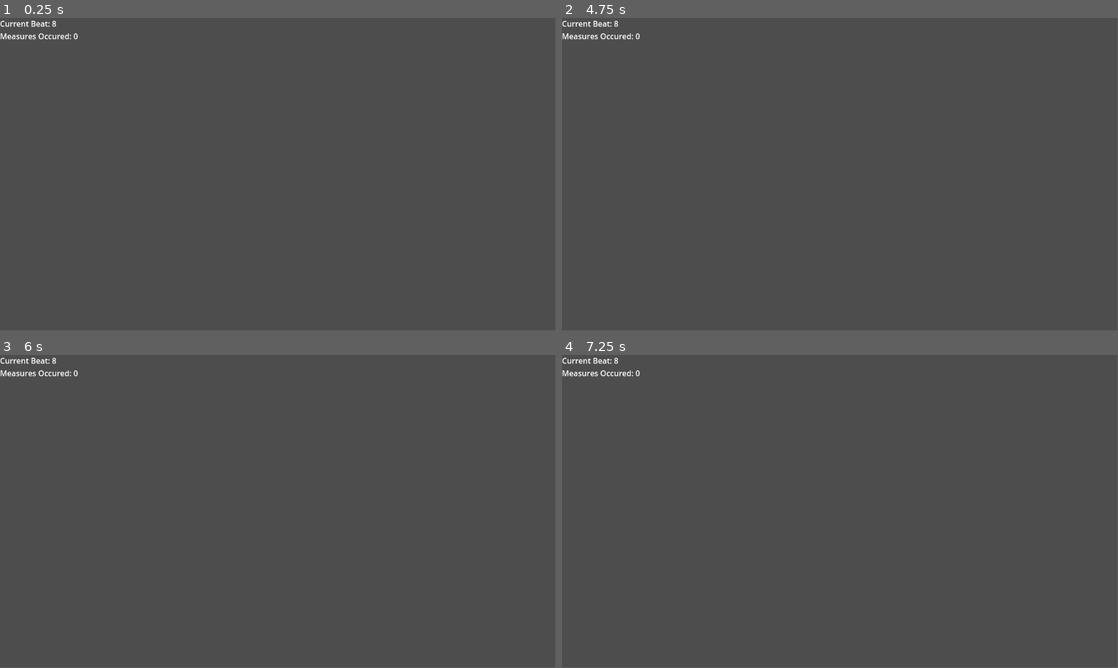
Above: before the commit, frames 1-4 (two rows, left to right).
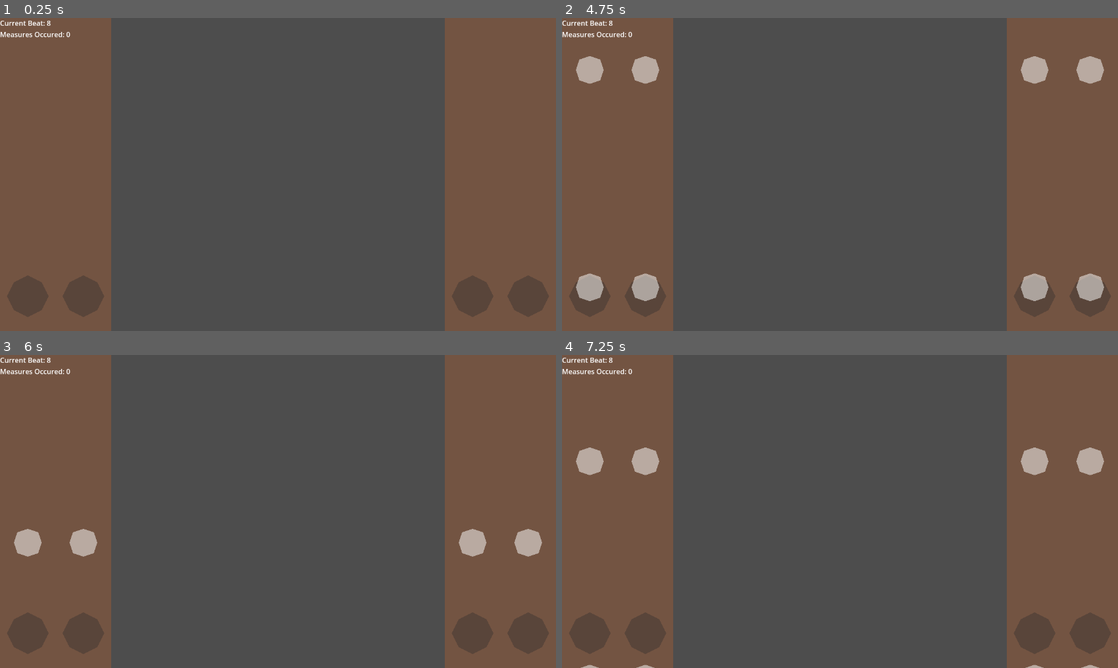
Above: after the commit, the same moments.

Repository: RedSatura/rhythm-game-3
Game: Godot game, scene res://scenes/stage/stage.tscn
Two runs of this game, one before a commit and one after it. Both use one fixed random seed, a clock stepped at 60 frames per second and the inputs below. Sound files missing from this copy of the repository are replaced by a short silence.
Inputs:
- Up to frame 1 (0.25 s): no input
- Up to frame 2 (4.75 s): tap Enter at 0.5, 2 s; hold J (lane_center_right, bound only after the commit) 0.53-1.28 s; tap Space at 1.25 s; hold F (lane_center_left, bound only after the commit) 1.28-2.03 s; hold J (lane_center_right, bound only after the commit) 2.03-3.53 s; hold F (lane_center_left, bound only after the commit) from 3.53 s (still down)
- Up to frame 3 (6 s): release F (lane_center_left, bound only after the commit) at 5.78 s; hold J (lane_center_right, bound only after the commit) from 5.78 s (still down)
- Up to frame 4 (7.25 s): keep holding J (lane_center_right, bound only after the commit)
In our replay, the window is 799x449 before the commit and 800x450 after it. These sizes can differ from the game's own. Grey fills any space a smaller window leaves; there, only what the larger window draws over its background counts as a difference.

The runs differ from the first frame. In frame 1, 37% of the frame differs, in the area x 0-100%, y 0-100%; in frame 2, 38%; in frame 3, 37%; in frame 4, 37%.

Commit message:
add note lane

Diff:
--- a/project.godot
+++ b/project.godot
@@ -19,6 +19,35 @@
 
 SignalHandler="*res://scripts/signal handler/signal_handler.gd"
 
+[display]
+
+window/size/viewport_width=1280
+window/size/viewport_height=720
+window/size/resizable=false
+
+[input]
+
+lane_left={
+"deadzone": 0.5,
+"events": [Object(InputEventKey,"resource_local_to_scene":false,"resource_name":"","device":-1,"window_id":0,"alt_pressed":false,"shift_pressed":false,"ctrl_pressed":false,"meta_pressed":false,"pressed":false,"keycode":0,"physical_keycode":68,"key_label":0,"unicode":100,"echo":false,"script":null)
+]
+}
+lane_center_left={
+"deadzone": 0.5,
+"events": [Object(InputEventKey,"resource_local_to_scene":false,"resource_name":"","device":-1,"window_id":0,"alt_pressed":false,"shift_pressed":false,"ctrl_pressed":false,"meta_pressed":false,"pressed":false,"keycode":0,"physical_keycode":70,"key_label":0,"unicode":102,"echo":false,"script":null)
+]
+}
+lane_center_right={
+"deadzone": 0.5,
+"events": [Object(InputEventKey,"resource_local_to_scene":false,"resource_name":"","device":-1,"window_id":0,"alt_pressed":false,"shift_pressed":false,"ctrl_pressed":false,"meta_pressed":false,"pressed":false,"keycode":0,"physical_keycode":74,"key_label":0,"unicode":106,"echo":false,"script":null)
+]
+}
+lane_right={
+"deadzone": 0.5,
+"events": [Object(InputEventKey,"resource_local_to_scene":false,"resource_name":"","device":-1,"window_id":0,"alt_pressed":false,"shift_pressed":false,"ctrl_pressed":false,"meta_pressed":false,"pressed":false,"keycode":0,"physical_keycode":75,"key_label":0,"unicode":107,"echo":false,"script":null)
+]
+}
+
 [rendering]
 
 renderer/rendering_method="gl_compatibility"
--- /dev/null
+++ b/scenes/note_lane/note/note.gd
@@ -0,0 +1,12 @@
+extends Area2D
+
+@export var note_speed = 250
+
+func _ready():
+	pass
+
+func _physics_process(delta):
+	self.global_position.y += note_speed * delta
+
+func _on_visible_on_screen_notifier_2d_screen_exited():
+	queue_free()
--- /dev/null
+++ b/scenes/note_lane/note/note.tscn
@@ -0,0 +1,23 @@
+[gd_scene load_steps=3 format=3 uid="uid://chb7hawa2uvgu"]
+
+[ext_resource type="Script" path="res://scenes/note_lane/note/note.gd" id="1_7d4lo"]
+
+[sub_resource type="CircleShape2D" id="CircleShape2D_mxjhr"]
+radius = 32.9848
+
+[node name="Note" type="Area2D"]
+z_index = 1
+script = ExtResource("1_7d4lo")
+
+[node name="CollisionShape2D" type="CollisionShape2D" parent="."]
+shape = SubResource("CircleShape2D_mxjhr")
+
+[node name="Polygon2D" type="Polygon2D" parent="."]
+color = Color(1, 1, 1, 0.501961)
+polygon = PackedVector2Array(0, 32, 24, 24, 32, 0, 24, -24, 0, -32, -24, -24, -32, 0, -24, 24)
+
+[node name="VisibleOnScreenNotifier2D" type="VisibleOnScreenNotifier2D" parent="."]
+position = Vector2(1.90735e-06, 1.90735e-06)
+scale = Vector2(3.2, 3.2)
+
+[connection signal="screen_exited" from="VisibleOnScreenNotifier2D" to="." method="_on_visible_on_screen_notifier_2d_screen_exited"]
--- /dev/null
+++ b/scenes/note_lane/note_lane.gd
@@ -0,0 +1,50 @@
+extends Node2D
+
+@export var lane_position = "LEFT"
+
+@onready var note_spawn_position = $NoteSpawnPosition
+@onready var note_cooldown_timer = $NoteCooldownTimer
+
+@onready var hitspot = $Hitspot
+@onready var hitspot_flash_cooldown = $Hitspot/HitspotFlashCooldown
+
+var current_note = null
+
+func spawn_note():
+	var new_note = load("res://scenes/note_lane/note/note.tscn").instantiate()
+	add_child(new_note)
+	new_note.global_position = note_spawn_position.global_position
+
+func _on_note_cooldown_timer_timeout():
+	spawn_note()
+
+func _unhandled_input(event):
+	match lane_position:
+		"LEFT":
+			if Input.is_action_just_pressed("lane_left"):
+				handle_input_on_note()
+		"CENTER_LEFT":
+			if Input.is_action_just_pressed("lane_center_left"):
+				handle_input_on_note()
+		"CENTER_RIGHT":
+			if Input.is_action_just_pressed("lane_center_right"):
+				handle_input_on_note()
+		"RIGHT":
+			if Input.is_action_just_pressed("lane_right"):
+				handle_input_on_note()
+
+func handle_input_on_note():
+	hitspot.color.r = 0.5
+	hitspot_flash_cooldown.start()
+	if current_note != null:
+		current_note.queue_free()
+		current_note = null
+
+func _on_note_detector_area_entered(area):
+	current_note = area
+
+func _on_note_detector_area_exited(area):
+	current_note = null
+
+func _on_hitspot_flash_cooldown_timeout():
+	hitspot.color.r = 0.176
--- /dev/null
+++ b/scenes/note_lane/note_lane.tscn
@@ -0,0 +1,39 @@
+[gd_scene load_steps=3 format=3 uid="uid://cxhghnc6fqebu"]
+
+[ext_resource type="Script" path="res://scenes/note_lane/note_lane.gd" id="1_ipfhx"]
+
+[sub_resource type="CircleShape2D" id="CircleShape2D_tbutt"]
+radius = 48.0
+
+[node name="NoteLane" type="Node2D"]
+position = Vector2(64, 640)
+script = ExtResource("1_ipfhx")
+
+[node name="LaneBackground" type="Polygon2D" parent="."]
+color = Color(0.6, 0.356863, 0.223529, 0.501961)
+polygon = PackedVector2Array(-64, 80, 64, 80, 64, -640, -64, -640)
+
+[node name="NoteDetector" type="Area2D" parent="."]
+
+[node name="CollisionShape2D" type="CollisionShape2D" parent="NoteDetector"]
+shape = SubResource("CircleShape2D_tbutt")
+
+[node name="Hitspot" type="Polygon2D" parent="."]
+color = Color(0.176471, 0.176471, 0.176471, 0.372549)
+polygon = PackedVector2Array(0, -48, -32, -32, -48, 0, -32, 32, 0, 48, 32, 32, 48, 0, 32, -32)
+
+[node name="HitspotFlashCooldown" type="Timer" parent="Hitspot"]
+wait_time = 0.1
+one_shot = true
+
+[node name="NoteSpawnPosition" type="Marker2D" parent="."]
+position = Vector2(0, -704)
+
+[node name="NoteCooldownTimer" type="Timer" parent="."]
+wait_time = 2.0
+autostart = true
+
+[connection signal="area_entered" from="NoteDetector" to="." method="_on_note_detector_area_entered"]
+[connection signal="area_exited" from="NoteDetector" to="." method="_on_note_detector_area_exited"]
+[connection signal="timeout" from="Hitspot/HitspotFlashCooldown" to="." method="_on_hitspot_flash_cooldown_timeout"]
+[connection signal="timeout" from="NoteCooldownTimer" to="." method="_on_note_cooldown_timer_timeout"]
--- a/scenes/stage/stage.tscn
+++ b/scenes/stage/stage.tscn
@@ -1,14 +1,35 @@
-[gd_scene load_steps=3 format=3 uid="uid://brjf80vt8yjyu"]
+[gd_scene load_steps=4 format=3 uid="uid://brjf80vt8yjyu"]
 
 [ext_resource type="PackedScene" uid="uid://7kgmxl47vjji" path="res://scenes/conductor/conductor.tscn" id="1_ab623"]
 [ext_resource type="Script" path="res://test/test_label.gd" id="2_3ujy6"]
+[ext_resource type="PackedScene" uid="uid://cxhghnc6fqebu" path="res://scenes/note_lane/note_lane.tscn" id="3_0tmff"]
 
 [node name="Stage" type="Node2D"]
 
 [node name="Conductor" parent="." instance=ExtResource("1_ab623")]
 
-[node name="Label" type="Label" parent="."]
+[node name="NoteLanes" type="Node2D" parent="."]
+
+[node name="NoteLane" parent="NoteLanes" instance=ExtResource("3_0tmff")]
+
+[node name="NoteLane2" parent="NoteLanes" instance=ExtResource("3_0tmff")]
+position = Vector2(192, 640)
+lane_position = "CENTER_LEFT"
+
+[node name="NoteLane3" parent="NoteLanes" instance=ExtResource("3_0tmff")]
+position = Vector2(1088, 640)
+lane_position = "CENTER_RIGHT"
+
+[node name="NoteLane4" parent="NoteLanes" instance=ExtResource("3_0tmff")]
+position = Vector2(1216, 640)
+lane_position = "RIGHT"
+
+[node name="CanvasLayer" type="CanvasLayer" parent="."]
+
+[node name="Label" type="Label" parent="CanvasLayer"]
 offset_right = 192.0
 offset_bottom = 64.0
-text = "Current Beat: 0"
+text = "Current Beat: 0
+Measures Occured: 0"
 script = ExtResource("2_3ujy6")
+metadata/_edit_lock_ = true
